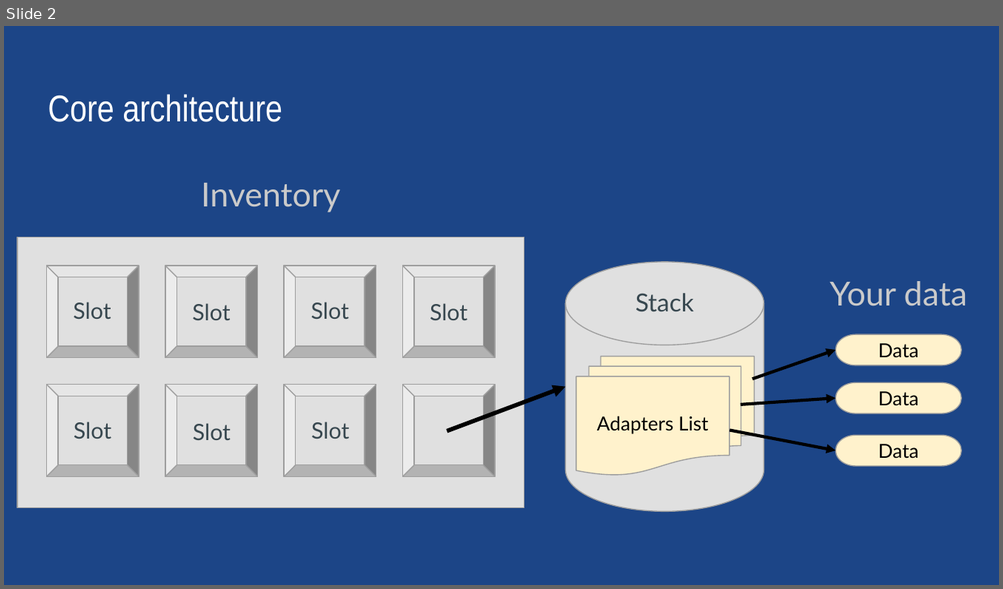
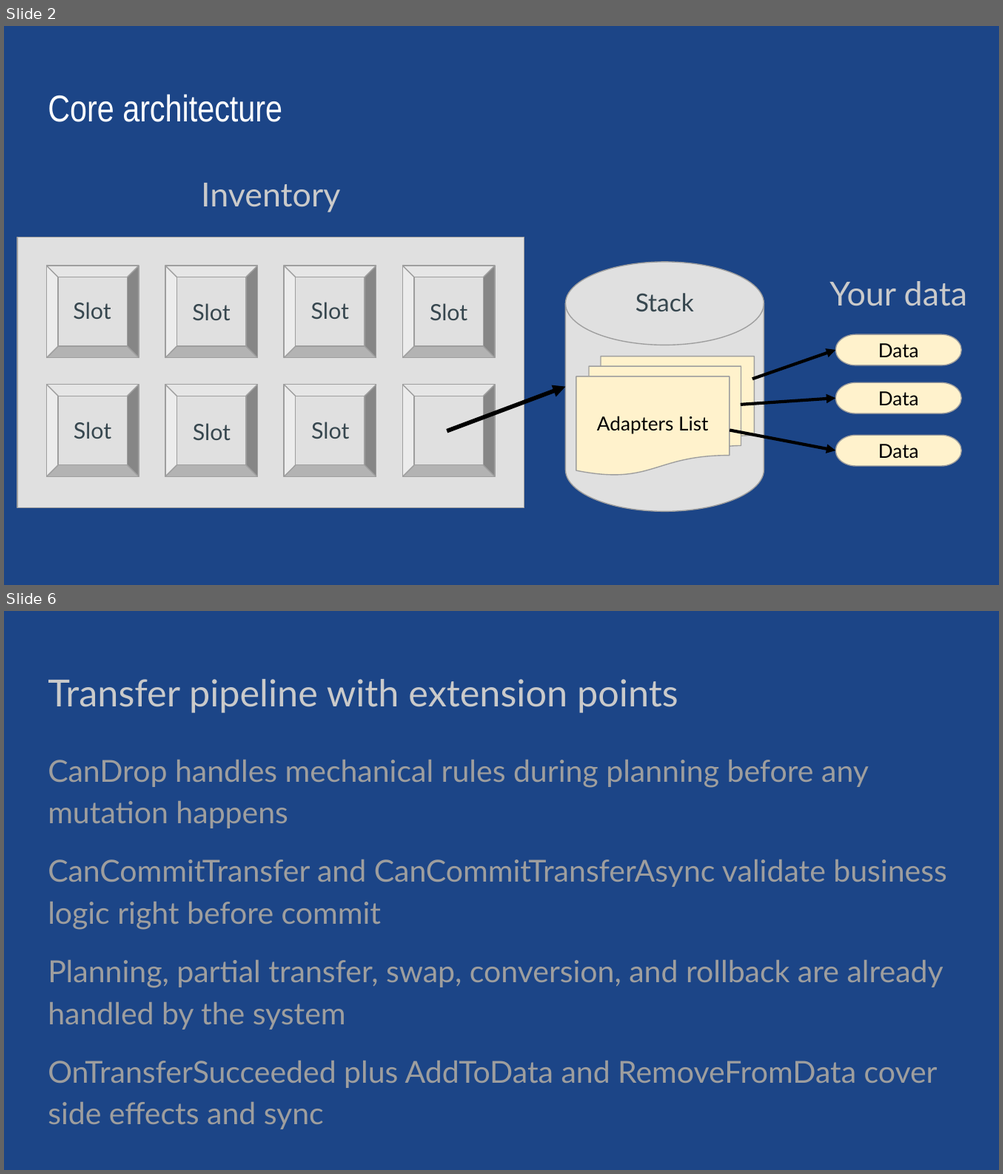
Before and after one commit to SergeevSergey99/DragAndDropSystem-Docs, a slide deck: .extraDocs/Universal Drag & Drop.pptx. Shown one above the other, each under a label of ours: slide 2 before the commit, slides 2 and 6 after it; the slides between them are not shown. The pictures are 1003x589 and 1003x1174 pixels, drawn with LibreOffice and Linux fonts; fonts in the diff are those of the drawing. Boxes give left, top, right and bottom in pixels: in the first picture for what was removed or moved away, otherwise in the second. Text is boxed around its words. In the diff, an @@ line names an element or a change of style, - is before the commit and + after.

```diff
--- a/.extraDocs/Universal Drag & Drop.pptx
+++ b/.extraDocs/Universal Drag & Drop.pptx
@@ slide 6 added at box(4, 611, 999, 1170), background #1C4587 @@
@@ title added at box(48, 679, 678, 713), 27 pt, text #CACACA @@
+Transfer pipeline with extension points
@@ text added at box(48, 760, 946, 1088), 22 pt, text #9E9E9E @@
+CanDrop handles mechanical rules during planning before any mutation happens
+CanCommitTransfer and CanCommitTransferAsync validate business logic right before commit
+Planning, partial transfer, swap, conversion, and rollback are already handled by the system
+OnTransferSucceeded plus AddToData and RemoveFromData cover side effects and sync
```
Also in this commit, not shown: 1 slide changed, 4 other slides added, 1 slide removed, 48 other files.
